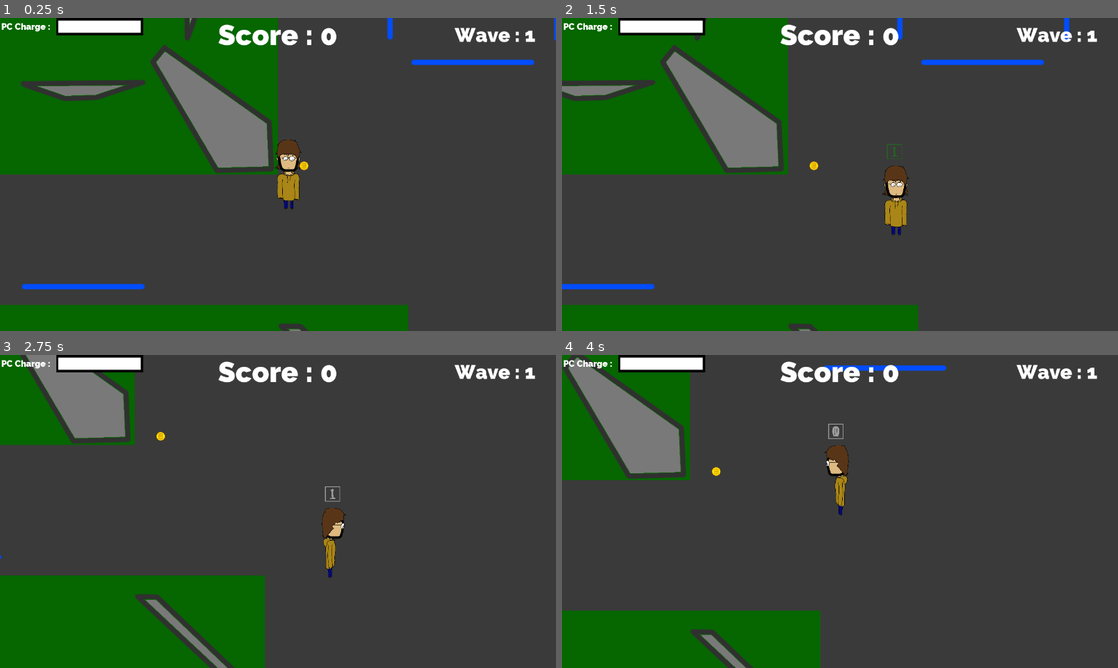
Above: before the commit, frames 1-4 (two rows, left to right).
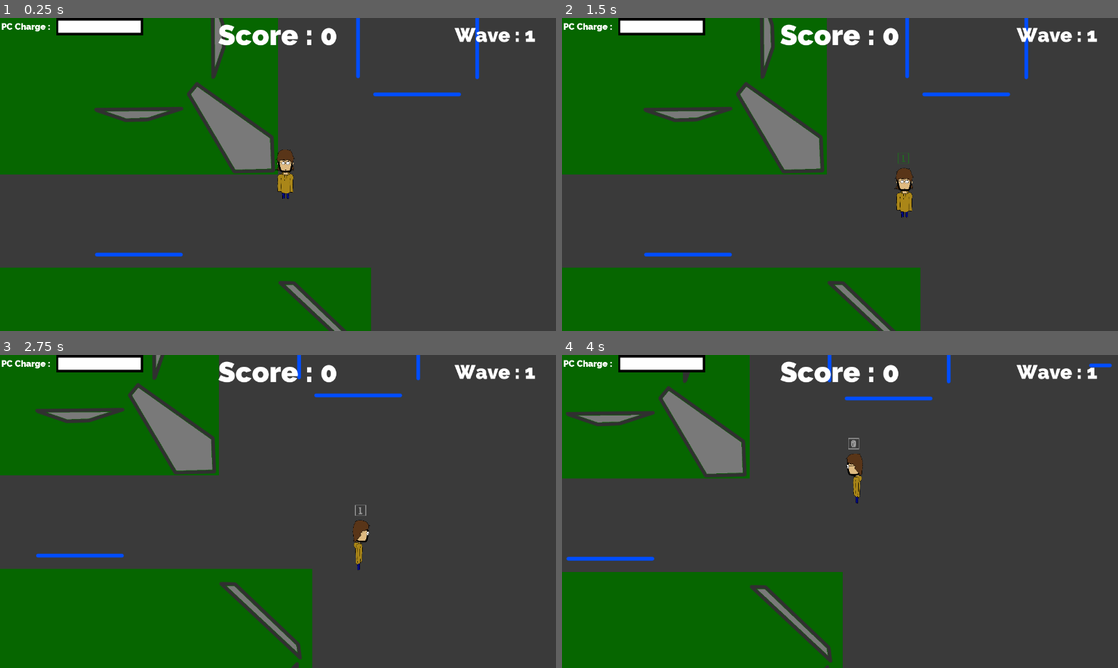
Above: after the commit, the same moments.

Repository: CeylenGames/5thAlakajam
Game: Godot game, scene res://World.tscn
The game is run twice, just before and just after one commit, with the same random seed, the same clock (stepped at 60 frames per second) and the same inputs.
Inputs:
- Up to frame 1 (0.25 s): no input
- Up to frame 2 (1.5 s): tap Enter at 0.5 s; hold Right (ui_right) 0.53-1.28 s; tap Keypad 0 (combo_0) at 0.6 s; tap Space (ui_select) at 0.77 s; tap Keypad 1 (combo_1) at 0.8, 1.35 s; hold Down (ui_down) from 1.28 s (still down)
- Up to frame 3 (2.75 s): tap Space (ui_select) at 1.52 s; tap Tab (select_enemy, bound only after the commit) at 1.55, 2.1 s; release Down (ui_down) at 2.03 s; hold Right (ui_right) from 2.03 s (still down); tap Keypad 0 (combo_0) at 2.3 s
- Up to frame 4 (4 s): release Right (ui_right) at 2.78 s; hold Up (ui_up) 2.78-3.53 s; tap Keypad 0 (combo_0) at 2.85 s; tap Space (ui_select) at 3.02, 3.77 s; tap Keypad 1 (combo_1) at 3.05, 3.6 s; hold Left (ui_left) from 3.53 s (still down); tap Tab (select_enemy, bound only after the commit) at 3.8 s

The runs differ from the first frame. In frame 1, 15% of the frame differs, in the area x 0-100%, y 0-100%; in frame 2, 19%, in the area x 0-92%, y 0-100%; in frame 3, 17%; in frame 4, 18%.
Error after the commit: Invalid call. Nonexistent function 'set_sprite' in base 'Area2D'. (res://Scripts/Spawner.gd:18)

Commit message:
bullet

Diff:
--- a/AnimatedSprite.tscn
+++ /dev/null
@@ -1,23 +0,0 @@
-[gd_scene load_steps=6 format=2]
-
-[ext_resource path="res://images/bitcoin/bitcoin1.png" type="Texture" id=1]
-[ext_resource path="res://images/bitcoin/bitcoin2.png" type="Texture" id=2]
-[ext_resource path="res://images/bitcoin/bitcoin3.png" type="Texture" id=3]
-[ext_resource path="res://images/bitcoin/bitcoin4.png" type="Texture" id=4]
-
-[sub_resource type="SpriteFrames" id=1]
-
-animations = [ {
-"frames": [ ExtResource( 1 ), ExtResource( 2 ), ExtResource( 3 ), ExtResource( 4 ) ],
-"loop": true,
-"name": "default",
-"speed": 7.0
-} ]
-
-[node name="AnimatedSprite" type="AnimatedSprite" index="0"]
-
-position = Vector2( 80, 30 )
-frames = SubResource( 1 )
-animation = "default"
-frame = 3
-playing = true
--- a/Prefabs/Bullet.tscn
+++ b/Prefabs/Bullet.tscn
@@ -9,14 +9,20 @@
 radius = 10.0
 height = 20.0
 
-[node name="Bullet" type="KinematicBody2D" index="0"]
+[node name="Bullet" type="Area2D" index="0" groups=[
+"Bullet",
+]]
 
-input_pickable = false
-collision_layer = 1
-collision_mask = 1
-collision/safe_margin = 0.08
+scale = Vector2( 2, 2 )
+input_pickable = true
+gravity_vec = Vector2( 0, 1 )
+gravity = 98.0
+linear_damp = 0.1
+angular_damp = 1.0
+audio_bus_override = false
+audio_bus_name = "Master"
 script = ExtResource( 1 )
-_sections_unfolded = [ "Transform" ]
+_sections_unfolded = [ "Collision", "Pickable", "Transform", "collision" ]
 
 [node name="Sprite" type="Sprite" parent="." index="0"]
 
--- a/Prefabs/Enemy.tscn
+++ b/Prefabs/Enemy.tscn
@@ -8,13 +8,19 @@
 custom_solver_bias = 0.0
 extents = Vector2( 40, 40 )
 
-[node name="Enemy" type="KinematicBody2D"]
+[node name="Enemy" type="Area2D" index="0" groups=[
+"Enemy",
+]]
 
-input_pickable = false
-collision_layer = 1
-collision_mask = 1
-collision/safe_margin = 0.08
+input_pickable = true
+gravity_vec = Vector2( 0, 1 )
+gravity = 98.0
+linear_damp = 0.1
+angular_damp = 1.0
+audio_bus_override = false
+audio_bus_name = "Master"
 script = ExtResource( 1 )
+Coin = null
 
 [node name="Sprite" type="Sprite" parent="." index="0"]
 
@@ -26,3 +32,5 @@
 [node name="CollisionShape2D" type="CollisionShape2D" parent="." index="1"]
 
 shape = SubResource( 1 )
+
+[connection signal="body_entered" from="." to="." method="_on_body_entered"]
--- a/Prefabs/Player.tscn
+++ b/Prefabs/Player.tscn
@@ -2,8 +2,8 @@
 
 [ext_resource path="res://Scripts/Player.gd" type="Script" id=1]
 [ext_resource path="res://images/side.png" type="Texture" id=2]
-[ext_resource path="res://images/dos.png" type="Texture" id=3]
-[ext_resource path="res://images/perso.png" type="Texture" id=4]
+[ext_resource path="res://images/perso.png" type="Texture" id=3]
+[ext_resource path="res://images/dos.png" type="Texture" id=4]
 
 [sub_resource type="SpriteFrames" id=1]
 
@@ -15,12 +15,12 @@
 }, {
 "frames": [ ExtResource( 3 ) ],
 "loop": true,
-"name": "Dos",
+"name": "Face",
 "speed": 1.0
 }, {
 "frames": [ ExtResource( 4 ) ],
 "loop": true,
-"name": "Face",
+"name": "Dos",
 "speed": 1.0
 } ]
 
@@ -40,6 +40,8 @@
 Speed = 300
 Combo_Indic = null
 Combo_Indic_Pos = null
+Bullet = null
+select_texture = null
 
 [node name="AnimatedSprite" type="AnimatedSprite" parent="." index="0"]
 
--- a/Scripts/Bullet.gd
+++ b/Scripts/Bullet.gd
@@ -1,11 +1,12 @@
-extends KinematicBody2D
+extends Area2D
 
 var velocity = Vector2()
 var Speed = 250
 
 func _ready():
 	var angle = velocity.angle()
-	rotation += angle
+	rotation = angle + PI/2
 
 func _physics_process(delta):
-	move_and_slide(velocity * Speed * delta)
+	position.x += velocity.x * Speed * delta
+	position.y += velocity.y * Speed * delta
--- a/Scripts/Combo.gd
+++ b/Scripts/Combo.gd
@@ -69,7 +69,7 @@
 func change_index():
 	index += 1
 	if index == combo.size():
-	#	emit_signal(combo_ended)
+		emit_signal("combo_ended")
 		queue_free()
 	else:
 		$AnimationPlayer.play("Idle")
--- a/Scripts/Enemy.gd
+++ b/Scripts/Enemy.gd
@@ -10,6 +10,8 @@
 var index = 0
 var vector = Vector2()
 var Speed = 200
+
+export (PackedScene) var Coin
 
 func _physics_process(delta):
 	if is_ready:
@@ -40,3 +42,11 @@
 
 func set_sprite(texture):
 	$Sprite.texture = texture
+
+func _on_body_entered(body):
+	if body.is_in_group("Bullet"):
+		body.queue_free()
+		var coin = Coin.instance()
+		coin.position = position
+		body.parent.add_child(coin)
+		queue_free()
--- a/Scripts/EnemyContainer.gd
+++ b/Scripts/EnemyContainer.gd
@@ -1,15 +1,13 @@
 extends Node2D
 
-# class member variables go here, for example:
-# var a = 2
-# var b = "textvar"
+var in_wave = false
 
-func _ready():
-	# Called when the node is added to the scene for the first time.
-	# Initialization here
-	pass
+signal wave_ended
 
-#func _process(delta):
-#	# Called every frame. Delta is time since last frame.
-#	# Update game logic here.
-#	pass
+func _process(delta):
+	if get_child_count() != 0:
+		in_wave = true
+	else:
+		if in_wave:
+			emit_signal("wave_ended")
+			in_wave = false
--- a/Scripts/Main.gd
+++ b/Scripts/Main.gd
@@ -18,13 +18,11 @@
 	get_node(ScoreLabel).set_text("Score : " + str(Score))
 	get_node(WaveLabel).set_text("Wave : " + str(WaveNumber))
 
-"""
-func _process(delta):
-	if get_node(EnemyContainer).get_child_count() == 0:
-		WaveNumber += 1
-		reset()
-"""
-
 func reset():
 	for spawner in spawners:
 		get_node(spawner).reset(WaveNumber)
+
+func _on_wave_ended():
+	WaveNumber += 1
+	update_ui()
+	reset()
--- a/Scripts/Player.gd
+++ b/Scripts/Player.gd
@@ -8,6 +8,10 @@
 export (Vector2) var Combo_Indic_Pos
 
 export (PackedScene) var Bullet
+export (Texture) var select_texture
+
+var bodies = Array()
+var selected
 
 func _ready():
 	randomize()
@@ -38,6 +42,9 @@
 		$AnimatedSprite.flip_h = false
 		$AnimatedSprite.play("Face")
 
+	if Input.is_action_just_pressed("select_enemy"):
+		choose_a_guy()
+
 func BeginCombo():
 	var combo = Combo_Indic.instance()
 	add_child(combo)
@@ -46,5 +53,28 @@
 	combo.begin(10)
 
 func end_combo():
-	var bullet = Bullet.instance()
-	bullet
+	if selected:
+		var bullet = Bullet.instance()
+		bullet.position = get_node("../Player").position
+		bullet.velocity = (selected.position - position).normalized()
+		get_node("../../World").add_child(bullet)
+
+func _detected(body):
+	if body.is_in_group("Enemy"):
+		bodies.append(body)
+
+func _undetected(body):
+	if body.is_in_group("Enemy"):
+		bodies.remove(bodies.find(body))
+	if body == selected:
+		body.get_node("Selector").queue_free()
+		selected = null
+
+func choose_a_guy():
+	if bodies.size() > 0:
+		var node = bodies[rand_range(0, bodies.size())]
+		var sprite = Sprite.new()
+		sprite.name = "Selector"
+		node.add_child(sprite)
+		sprite.texture = select_texture
+		selected = node
--- a/World.tscn
+++ b/World.tscn
@@ -1,23 +1,27 @@
-[gd_scene load_steps=24 format=2]
+[gd_scene load_steps=23 format=2]
 
 [ext_resource path="res://Scripts/Main.gd" type="Script" id=1]
 [ext_resource path="res://tile set/tile set.res" type="TileSet" id=2]
 [ext_resource path="res://tile set/obstacles.res" type="TileSet" id=3]
 [ext_resource path="res://Prefabs/Player.tscn" type="PackedScene" id=4]
 [ext_resource path="res://Prefabs/Combo.tscn" type="PackedScene" id=5]
-[ext_resource path="res://Prefabs/Spawner.tscn" type="PackedScene" id=6]
-[ext_resource path="res://Prefabs/Enemy.tscn" type="PackedScene" id=7]
-[ext_resource path="res://images/enemies/spam1.png" type="Texture" id=8]
-[ext_resource path="res://images/enemies/spam2.png" type="Texture" id=9]
-[ext_resource path="res://images/enemies/spam3.png" type="Texture" id=10]
-[ext_resource path="res://images/enemies/spam4.png" type="Texture" id=11]
-[ext_resource path="res://font/Raleway-Black.ttf" type="DynamicFontData" id=12]
-[ext_resource path="res://images/ui/fond_bar.png" type="Texture" id=13]
-[ext_resource path="res://images/ui/bar.png" type="Texture" id=14]
-[ext_resource path="res://images/bitcoin/bitcoin1.png" type="Texture" id=15]
-[ext_resource path="res://images/bitcoin/bitcoin2.png" type="Texture" id=16]
-[ext_resource path="res://images/bitcoin/bitcoin3.png" type="Texture" id=17]
-[ext_resource path="res://images/bitcoin/bitcoin4.png" type="Texture" id=18]
+[ext_resource path="res://Prefabs/Bullet.tscn" type="PackedScene" id=6]
+[ext_resource path="res://images/enemies/select.png" type="Texture" id=7]
+[ext_resource path="res://Scripts/EnemyContainer.gd" type="Script" id=8]
+[ext_resource path="res://Prefabs/Spawner.tscn" type="PackedScene" id=9]
+[ext_resource path="res://Prefabs/Enemy.tscn" type="PackedScene" id=10]
+[ext_resource path="res://images/enemies/spam1.png" type="Texture" id=11]
+[ext_resource path="res://images/enemies/spam2.png" type="Texture" id=12]
+[ext_resource path="res://images/enemies/spam3.png" type="Texture" id=13]
+[ext_resource path="res://images/enemies/spam4.png" type="Texture" id=14]
+[ext_resource path="res://font/Raleway-Black.ttf" type="DynamicFontData" id=15]
+[ext_resource path="res://images/ui/fond_bar.png" type="Texture" id=16]
+[ext_resource path="res://images/ui/bar.png" type="Texture" id=17]
+
+[sub_resource type="CircleShape2D" id=5]
+
+custom_solver_bias = 0.0
+radius = 800.0
 
 [sub_resource type="NavigationPolygon" id=1]
 
@@ -46,19 +50,10 @@
 size = 45
 use_mipmaps = false
 use_filter = false
-font_data = ExtResource( 12 )
+font_data = ExtResource( 15 )
 _sections_unfolded = [ "Extra Spacing", "Font", "Settings" ]
 
-[sub_resource type="SpriteFrames" id=5]
-
-animations = [ {
-"frames": [ ExtResource( 15 ), ExtResource( 16 ), ExtResource( 17 ), ExtResource( 18 ) ],
-"loop": true,
-"name": "default",
-"speed": 5.0
-} ]
-
-[node name="World" type="Node"]
+[node name="World" type="Node" index="0"]
 
 script = ExtResource( 1 )
 ScoreLabel = NodePath("GUI/Score")
@@ -110,17 +105,17 @@
 
 [node name="Player" parent="." index="2" instance=ExtResource( 4 )]
 
-editor/display_folded = true
 Combo_Indic = ExtResource( 5 )
 Combo_Indic_Pos = Vector2( -20, -130 )
-Bullet = null
+Bullet = ExtResource( 6 )
+select_texture = ExtResource( 7 )
 
 [node name="Camera2D" type="Camera2D" parent="Player" index="2"]
 
 anchor_mode = 1
 rotating = false
 current = true
-zoom = Vector2( 1, 1 )
+zoom = Vector2( 1.4, 1.4 )
 limit_left = -10000000
 limit_top = -10000000
 limit_right = 10000000
@@ -128,8 +123,8 @@
 limit_smoothed = false
 drag_margin_h_enabled = true
 drag_margin_v_enabled = true
-smoothing_enabled = false
-smoothing_speed = 5.0
+smoothing_enabled = true
+smoothing_speed = 3.0
 offset_v = 0.0
 offset_h = 0.0
 drag_margin_left = 0.2
@@ -140,9 +135,21 @@
 editor_draw_limits = false
 editor_draw_drag_margin = false
 
+[node name="Detector" type="Area2D" parent="Player" index="3"]
+
+input_pickable = true
+gravity_vec = Vector2( 0, 1 )
+gravity = 98.0
+linear_damp = 0.1
+angular_damp = 1.0
+audio_bus_override = false
+audio_bus_name = "Master"
+
+[node name="CollisionShape2D" type="CollisionShape2D" parent="Player/Detector" index="0"]
+
+shape = SubResource( 5 )
+
 [node name="Navigation2D" type="Navigation2D" parent="." index="3"]
-
-editor/display_folded = true
 
 [node name="NavigationPolygonInstance" type="NavigationPolygonInstance" parent="Navigation2D" index="0"]
 
@@ -152,35 +159,38 @@
 
 [node name="Enemies" type="Node2D" parent="." index="4"]
 
-[node name="Spawner" parent="." index="5" instance=ExtResource( 6 )]
+script = ExtResource( 8 )
+
+[node name="Spawner" parent="." index="5" instance=ExtResource( 9 )]
 
 position = Vector2( 1370, -1590 )
 nav = NodePath("../Navigation2D")
-Enemy = ExtResource( 7 )
+Enemy = ExtResource( 10 )
 Player = NodePath("../Player")
 EnemyContainer = NodePath("../Enemies")
-sprites = [ ExtResource( 8 ), ExtResource( 9 ), ExtResource( 10 ), ExtResource( 11 ) ]
-
-[node name="Spawner2" parent="." index="6" instance=ExtResource( 6 )]
+sprites = [ ExtResource( 11 ), ExtResource( 12 ), ExtResource( 13 ), ExtResource( 14 ) ]
+
+[node name="Spawner2" parent="." index="6" instance=ExtResource( 9 )]
 
 position = Vector2( -2210, 140 )
 nav = NodePath("../Navigation2D")
-Enemy = ExtResource( 7 )
+Enemy = ExtResource( 10 )
 Player = NodePath("../Player")
 EnemyContainer = NodePath("../Enemies")
-sprites = [ ExtResource( 8 ), ExtResource( 9 ), ExtResource( 10 ), ExtResource( 11 ) ]
-
-[node name="Spawner3" parent="." index="7" instance=ExtResource( 6 )]
+sprites = [ ExtResource( 11 ), ExtResource( 12 ), ExtResource( 13 ), ExtResource( 14 ) ]
+
+[node name="Spawner3" parent="." index="7" instance=ExtResource( 9 )]
 
 position = Vector2( 680, 1270 )
 nav = NodePath("../Navigation2D")
-Enemy = ExtResource( 7 )
+Enemy = ExtResource( 10 )
 Player = NodePath("../Player")
 EnemyContainer = NodePath("../Enemies")
-sprites = [ ExtResource( 8 ), ExtResource( 9 ), ExtResource( 10 ), ExtResource( 11 ) ]
+sprites = [ ExtResource( 11 ), ExtResource( 12 ), ExtResource( 13 ), ExtResource( 14 ) ]
 
 [node name="GUI" type="CanvasLayer" parent="." index="8"]
 
+editor/display_folded = true
 layer = 1
 offset = Vector2( 0, 0 )
 rotation = 0.0
@@ -288,8 +298,8 @@
 lines_skipped = 0
 max_lines_visible = -1
 
-[node name="AnimatedSprite" type="AnimatedSprite" parent="." index="9"]
-
-position = Vector2( 60, -20 )
-frames = SubResource( 5 )
-animation = "default"
+[connection signal="body_entered" from="Player/Detector" to="Player" method="_detected"]
+
+[connection signal="body_exited" from="Player/Detector" to="Player" method="_undetected"]
+
+[connection signal="wave_ended" from="Enemies" to="." method="_on_wave_ended"]
--- a/project.godot
+++ b/project.godot
@@ -42,6 +42,8 @@
  ]
 combo_0=[ Object(InputEventKey,"resource_local_to_scene":false,"resource_name":"","device":0,"alt":false,"shift":false,"control":false,"meta":false,"command":false,"pressed":false,"scancode":16777350,"unicode":0,"echo":false,"script":null)
  ]
+select_enemy=[ Object(InputEventKey,"resource_local_to_scene":false,"resource_name":"","device":0,"alt":false,"shift":false,"control":false,"meta":false,"command":false,"pressed":false,"scancode":16777218,"unicode":0,"echo":false,"script":null)
+ ]
 
 [rendering]
 
Empty file added: Scripts/Detector.gd
Not shown: 3 places in World.tscn that only renumber resources
Binary file added: images/enemies/select.png
Not shown, added: images/enemies/select.png.import
